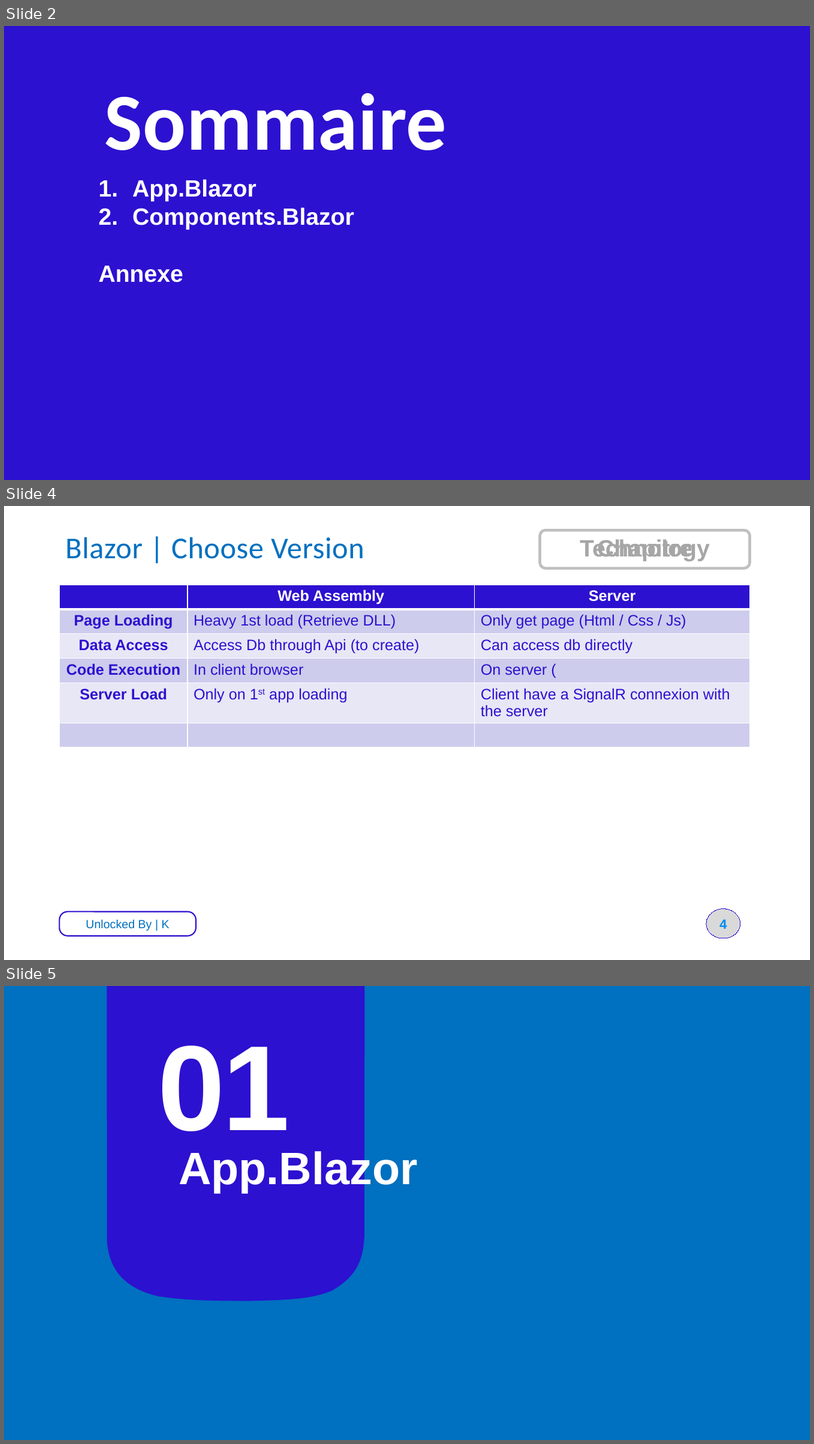
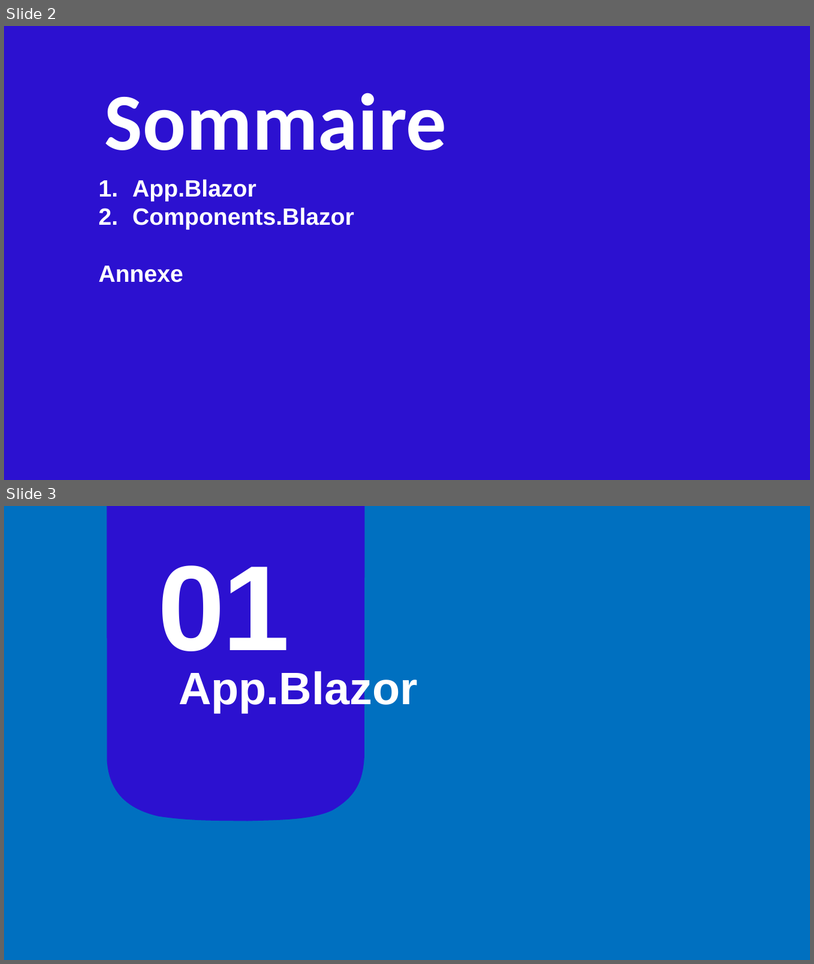
Before and after one commit to Winderbueno/App.Blazor, a slide deck: Doc/App.Blazor.pptx. Shown one above the other, each under a label of ours: slides 2, 4 and 5 before the commit, slides 2 and 3 after it; the slides between them are not shown. The pictures are 814x1444 and 814x964 pixels, drawn with LibreOffice and Linux fonts; fonts in the diff are those of the drawing. Boxes give left, top, right and bottom in pixels: in the first picture for what was removed or moved away, otherwise in the second. Text is boxed around its words. In the diff, an @@ line names an element or a change of style, - is before the commit and + after.

```diff
--- a/Doc/App.Blazor.pptx
+++ b/Doc/App.Blazor.pptx
@@ slide 4 removed at [4, 506, 810, 960], background #FFFFFF @@
@@ title removed at [65, 537, 364, 559] @@
-Blazor | Choose Version
@@ text removed at [540, 530, 750, 568] @@
-Technology
@@ table removed at [60, 585, 750, 750], 6 rows, 3 columns @@
- | Web Assembly | Server
-Page Loading | Heavy 1st load (Retrieve DLL) | Only get page (Html / Css / Js)
-Data Access | Access Db through Api (to create) | Can access db directly
-Code Execution | In client browser | On server (
-Server Load | Only on 1st app loading | Client have a SignalR connexion with the server
- |  | 
@@ rounded rectangle removed at [60, 912, 197, 936] @@
-Unlocked By | K
@@ page number removed at [707, 908, 741, 938] @@
-4
@@ what was slide 5 is now slide 3 @@
```
Also in this commit, not shown: 5 slides changed, 2 other slides removed, 2 other files.
